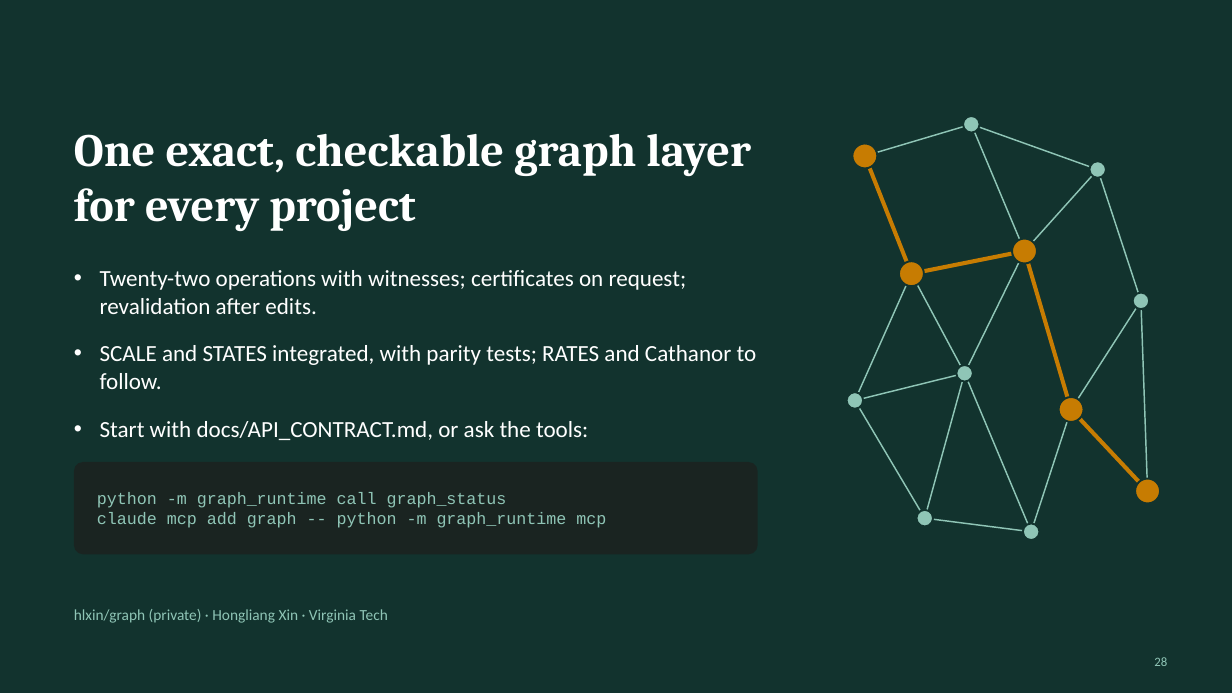
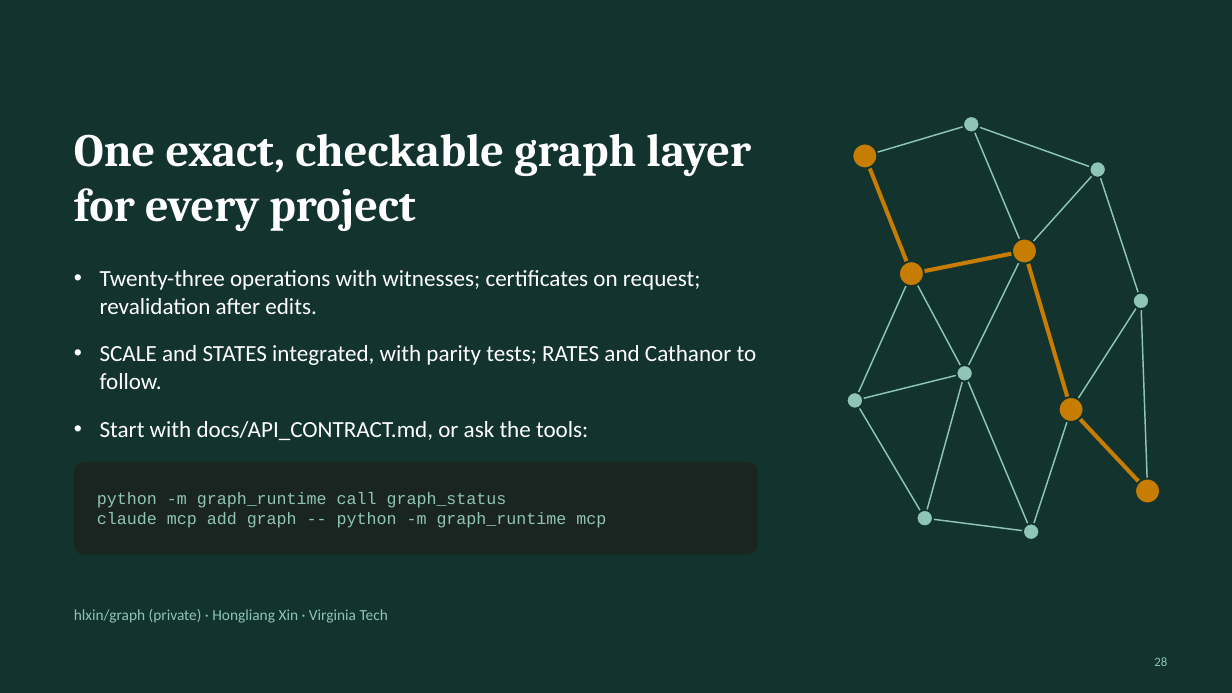
Before and after one commit to hlxin/graph, a slide deck: slide 28 of docs/GRAPH_slides.pptx. Drawn at 1232x693 pixels with LibreOffice and Linux fonts; fonts in the diff are those of the drawing. Boxes give left, top, right and bottom in pixels: in the first picture for what was removed or moved away, otherwise in the second. Text is boxed around its words. In the diff, an @@ line names an element or a change of style, - is before the commit and + after.

```diff
--- a/docs/GRAPH_slides.pptx
+++ b/docs/GRAPH_slides.pptx
@@ text at (x1=100, y1=270, x2=701, y2=314): text changed @@
-• Twenty-two operations with witnesses; certificates on request; revalidation after edits.
+• Twenty-three operations with witnesses; certificates on request; revalidation after edits.
```
Also in this commit, not shown: 7 other slides changed, 3 other files.
